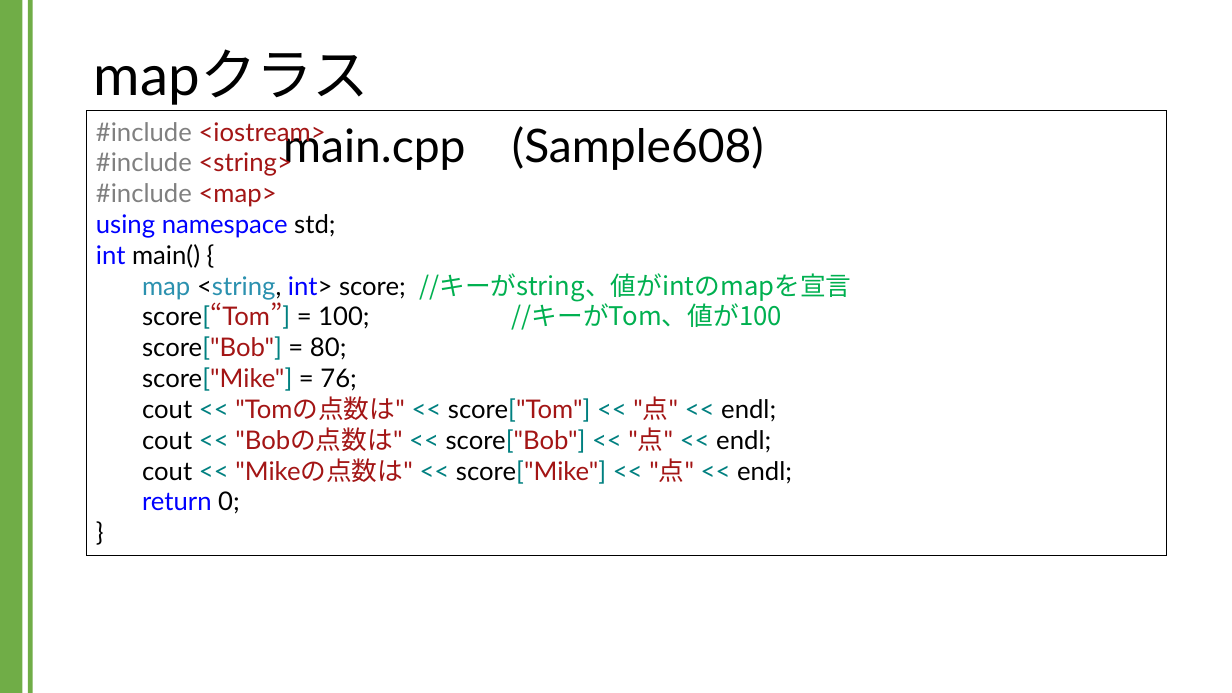
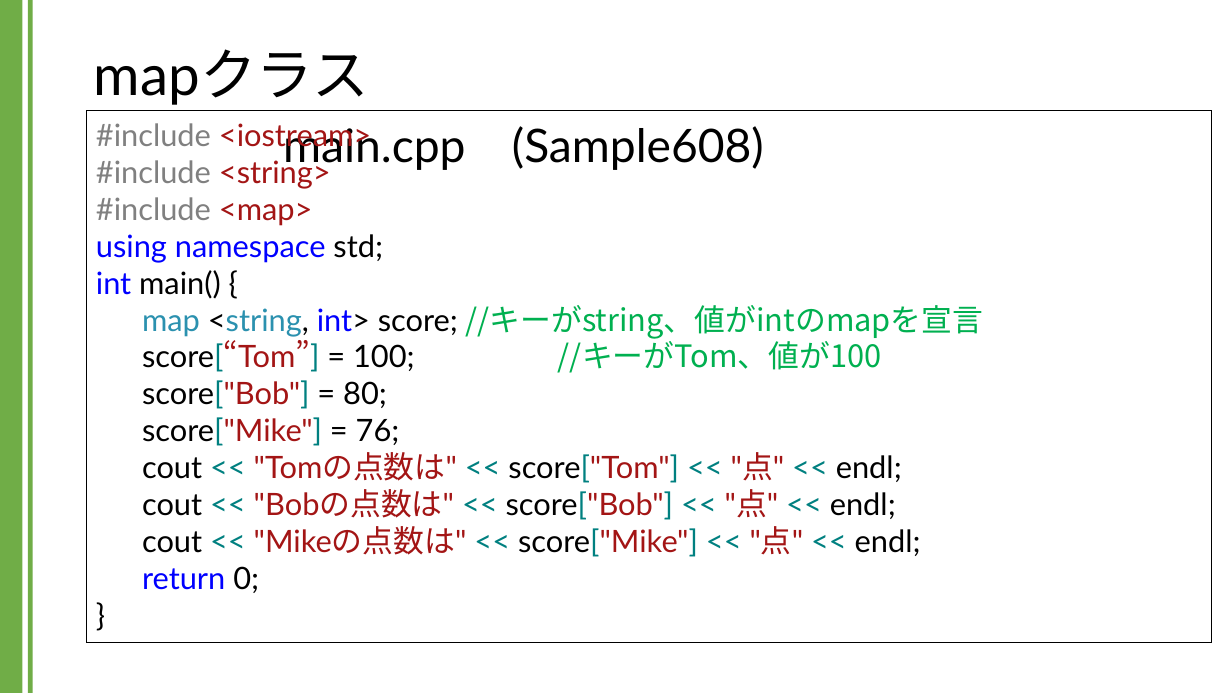
Before and after one commit to kic-murata/cpp2024, a slide deck: slide 4 of 授業資料/講義資料：Mapクラス.pptx. Drawn at 1232x693 pixels with LibreOffice and Linux fonts; fonts in the diff are those of the drawing. Boxes give left, top, right and bottom in pixels: in the first picture for what was removed or moved away, otherwise in the second. Text is boxed around its words. In the diff, an @@ line names an element or a change of style, - is before the commit and + after.

```diff
--- a/授業資料/講義資料：Mapクラス.pptx
+++ b/授業資料/講義資料：Mapクラス.pptx
@@ rectangle "#include <iostream>": place and size @@
-rectangle "#include <iostream>" at (87,111,1167,555)
+rectangle "#include <iostream>" at (87,111,1213,643)
@@ rectangle "#include <iostream>" at (87,111,1213,643): size 20 to 24 pt @@
```
Also in this commit, not shown: 1 other slide changed, 4 other files.
